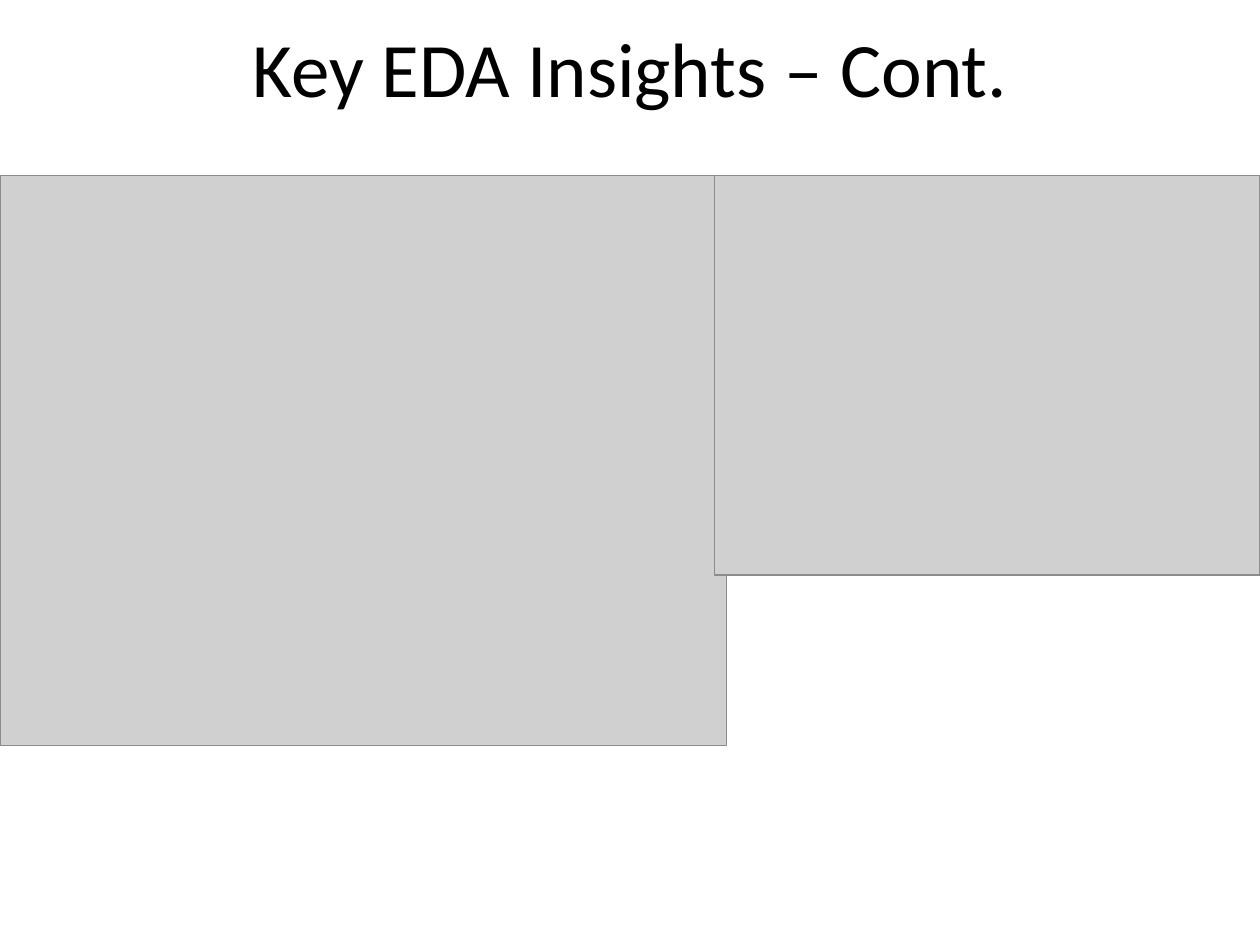
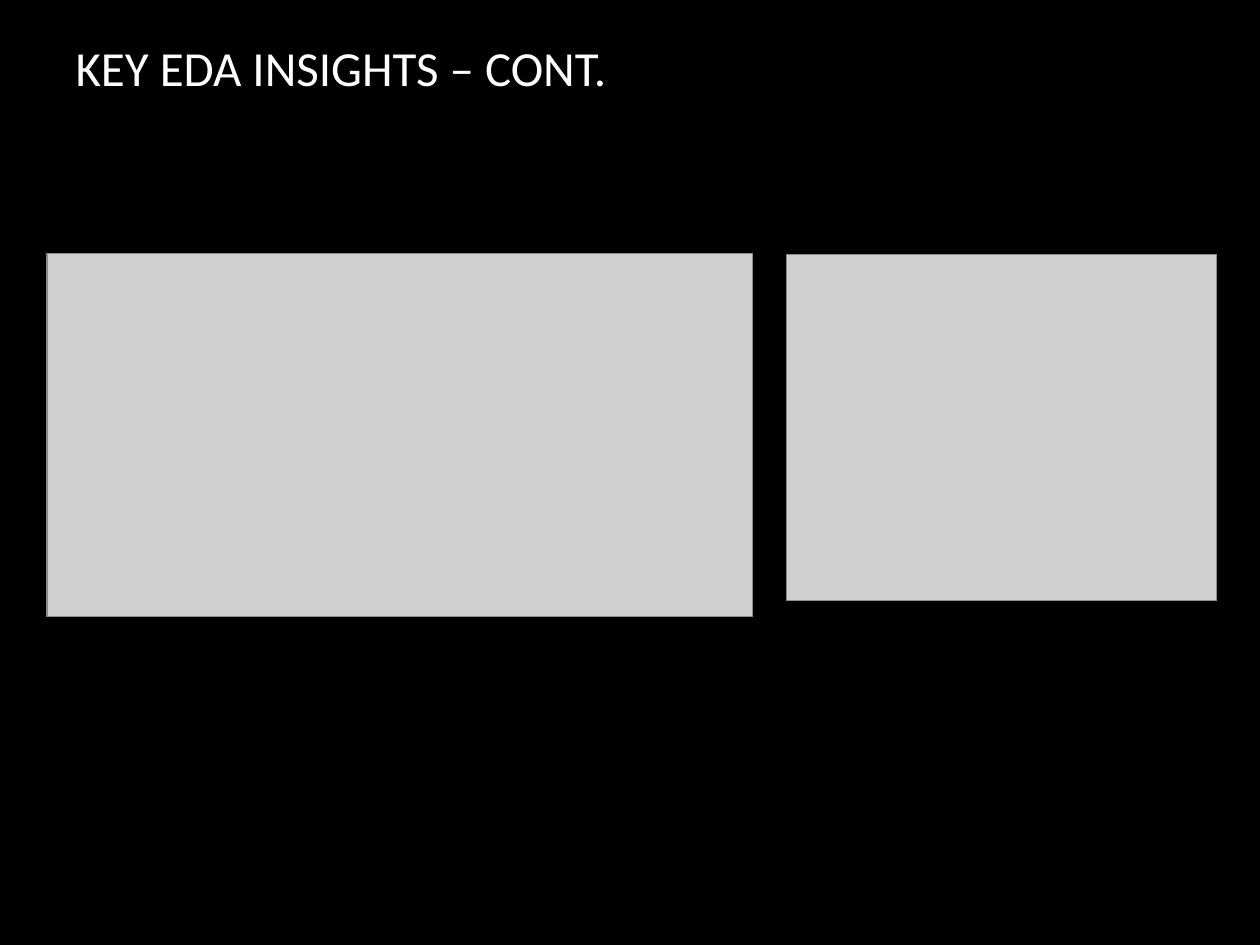
Before and after one commit to naveedakram83/diabetes-ml-2025, a slide deck: slide 5 of presentation/Diabetes_Prediction_Presentation.pptx. Drawn at 1260x945 pixels with LibreOffice and Linux fonts; fonts in the diff are those of the drawing; grey boxes stand for pictures; background and template pictures are left out. Boxes give left, top, right and bottom in pixels: in the first picture for what was removed or moved away, otherwise in the second. Text is boxed around its words. In the diff, an @@ line names an element or a change of style, - is before the commit and + after.

```diff
--- a/presentation/Diabetes_Prediction_Presentation.pptx
+++ b/presentation/Diabetes_Prediction_Presentation.pptx
@@ background #FFFFFF to picture (left out) @@
@@ title at (x1=76, y1=54, x2=606, y2=87): text changed; size 44 to 28 pt; text colour #000000 to #FFFFFF @@
-Key EDA Insights – Cont.
+KEY EDA INSIGHTS – CONT.
@@ picture resized from (x1=0, y1=175, x2=727, y2=745) to (x1=47, y1=253, x2=752, y2=616) @@
@@ picture resized from (x1=714, y1=175, x2=1260, y2=575) to (x1=786, y1=255, x2=1216, y2=601) @@
```
Also in this commit, not shown: 14 other slides changed, 8 slides added, 3 slides removed, 6 other files.
